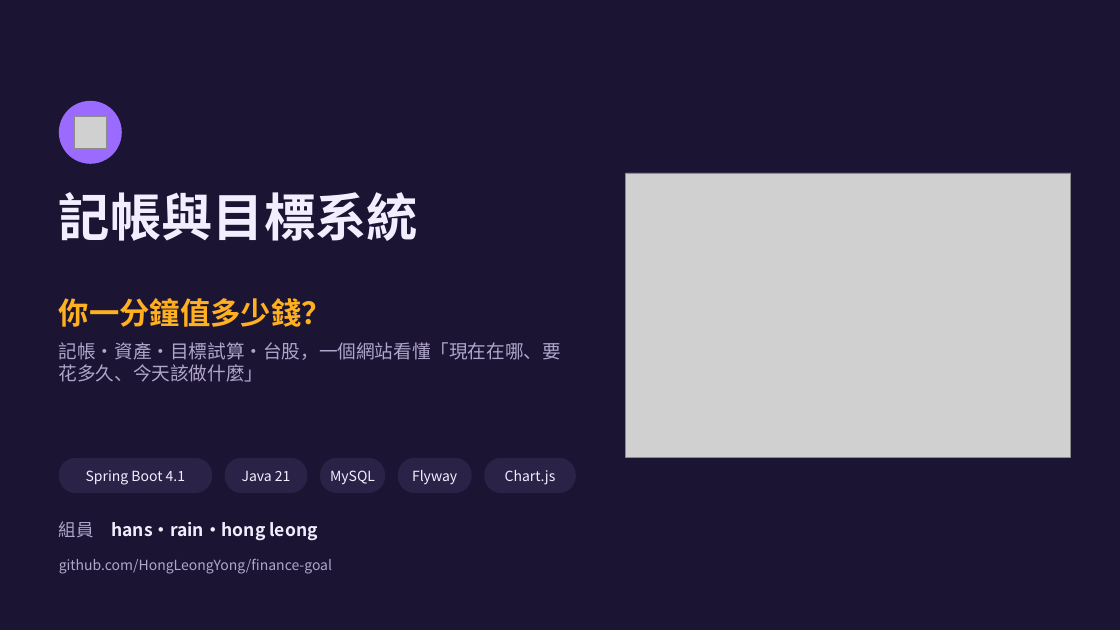
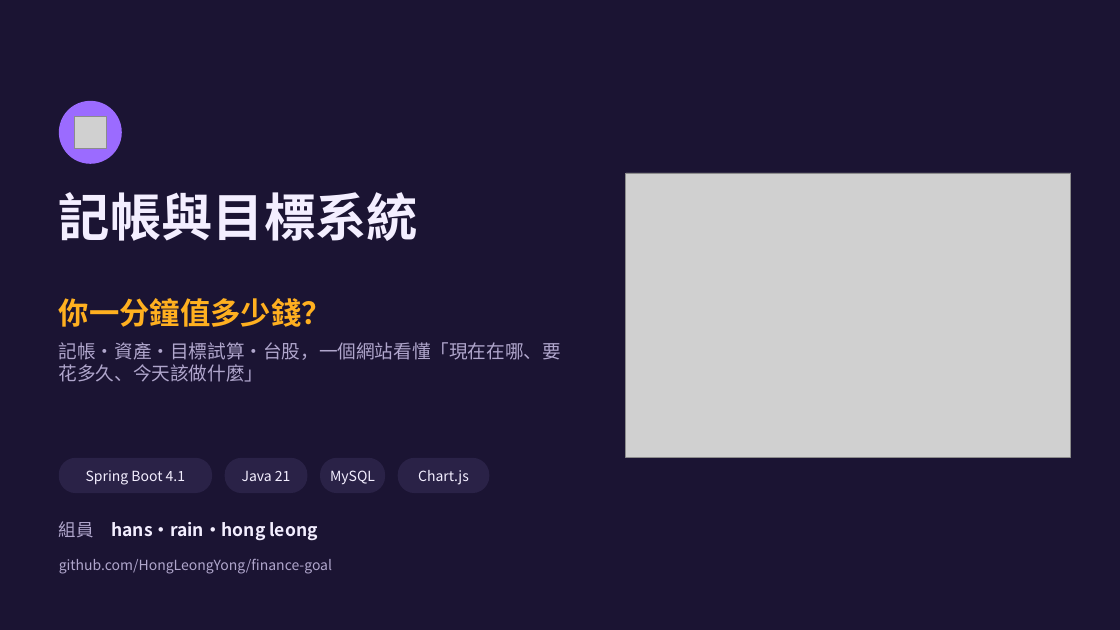
Before and after one commit to HongLeongYong/finance-goal, a slide deck: slide 1 of docs/匯報簡報.pptx. Drawn at 1120x630 pixels with LibreOffice and Linux fonts; fonts in the diff are those of the drawing; grey boxes stand for pictures. Boxes give left, top, right and bottom in pixels: in the first picture for what was removed or moved away, otherwise in the second. Text is boxed around its words. In the diff, an @@ line names an element or a change of style, - is before the commit and + after.

```diff
--- a/docs/匯報簡報.pptx
+++ b/docs/匯報簡報.pptx
@@ rounded rectangle: place and size @@
-rounded rectangle at (398,458,472,493)
+rounded rectangle at (398,458,490,493)
@@ text "Chart.js": place and size @@
-text "Chart.js" at (505,470,556,485)
+text "Chart.js" at (418,470,469,485)
@@ text removed at (412,470,457,485) @@
-Flyway
@@ rounded rectangle removed at (484,458,576,493) @@
```
Also in this commit, not shown: 2 other slides changed.
